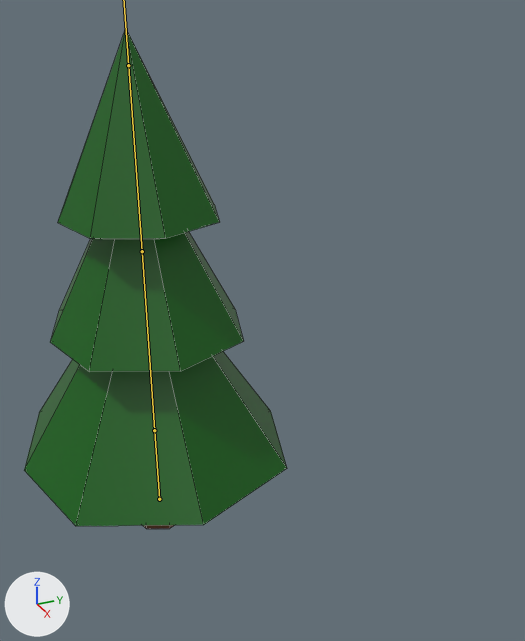
The FBX model Assets/Resources/Import/Environment/tree1.fbx as it was, and as the next commit left it.
The view is the same before and after, from a 50 mm lens placed at (7.17, -1.83, 5.75), pointed at (-0.25, 1.5, 2.05). The axes (+X, +Y, +Z) are drawn at lower left. The lights are the same throughout. The bones that bend it are drawn over the model as lines. Mesh edges are drawn as thin lines.
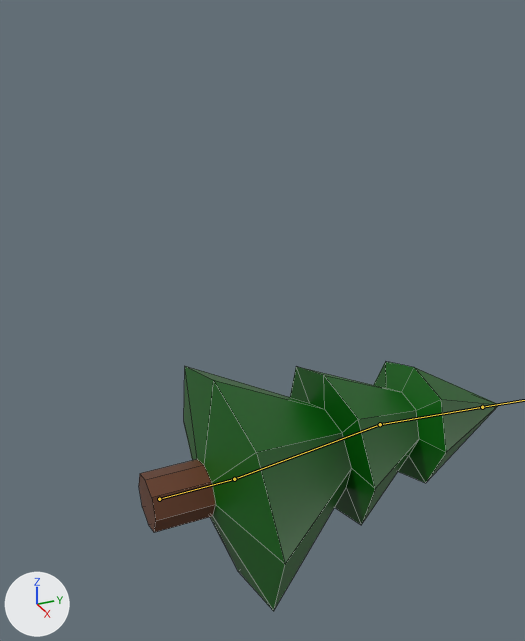
The newer file adds an action. The first version stands in its rest pose; the second is drawn at frame 21 of the action 'Armature|Destroy'.

Pixel boxes (x1, y1, x2, y2) of what changed, in the pictures (525 x 641 px):
'Cube', posed (37% wider, 50% shorter)
    before: (24, 29, 287, 529)
    after: (139, 362, 499, 611)
bone 'Bone', root to tip
    before: (159, 499) to (154, 430)
    after: (159, 499) to (234, 479)
bone 'Bone.001', root to tip
    before: (154, 430) to (142, 251)
    after: (234, 479) to (380, 424)
bone 'Bone.002', root to tip
    before: (142, 251) to (128, 65)
    after: (380, 424) to (482, 407)

What the commit changed:
Bone 'Bone' (bone_bone) turns from (0, 0, 0) to (-90, 0, 0) degrees about its own x, y and z.
Bone 'Bone.001' (bone_bone_001) turns from (0, 0, 0) to (6, -2, 1) degrees about its own x, y and z.
Bone 'Bone.002' (bone_bone_002) turns from (0, 0, 0) to (-12, 0, 0) degrees about its own x, y and z.
